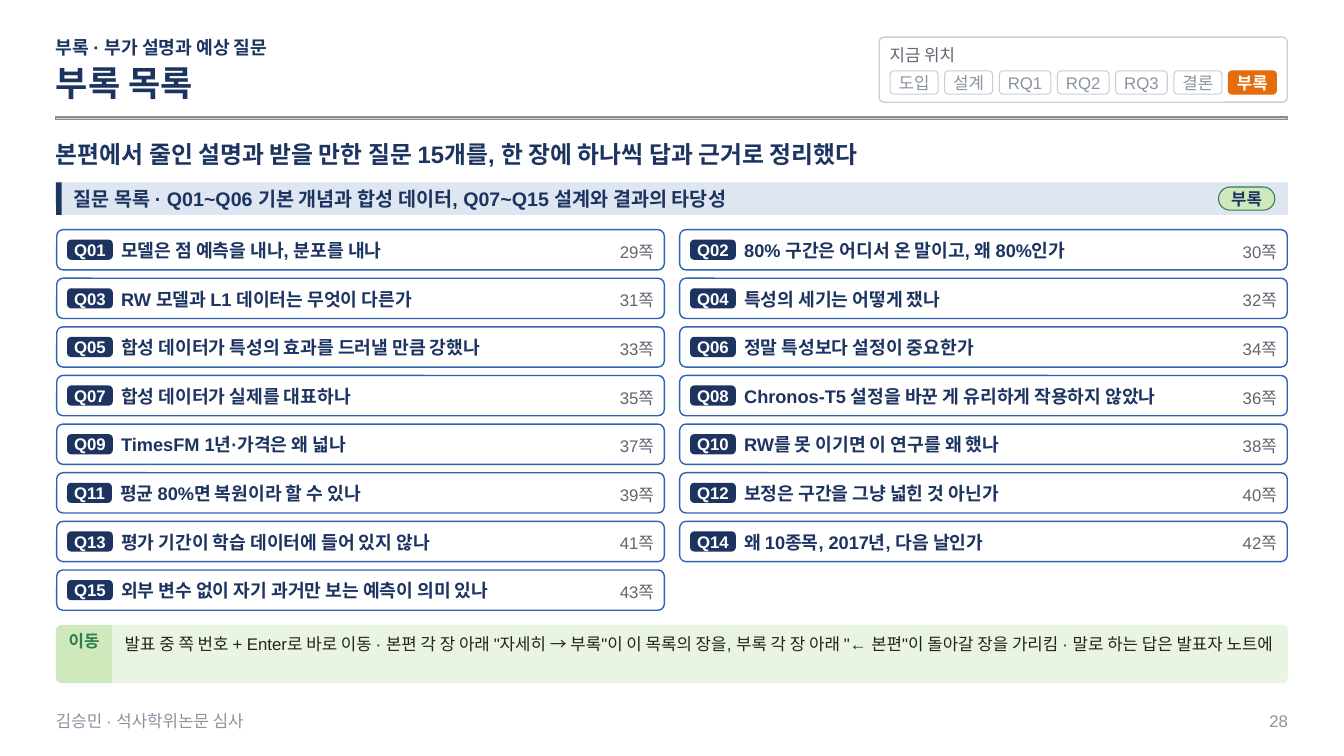
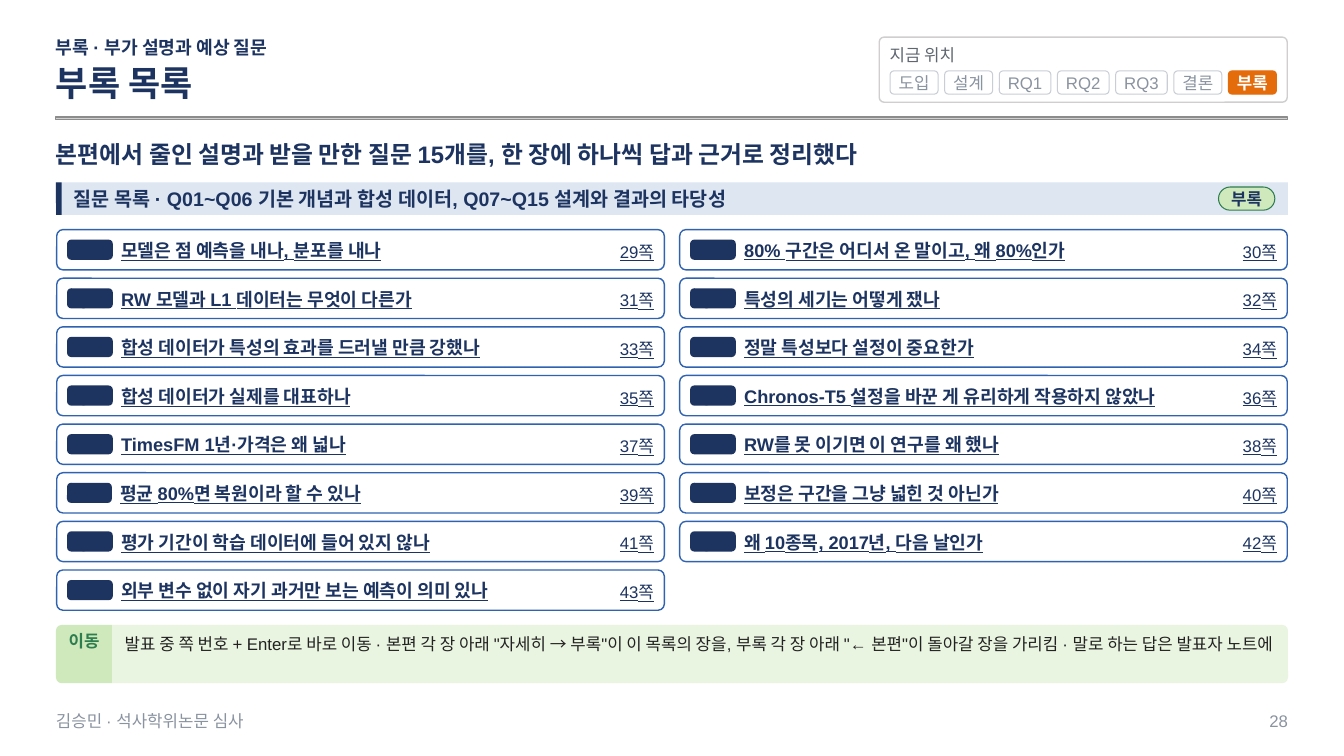
Before and after one commit to sapzzil/Master-thesis, a slide deck: slide 28 of 05_논문작성/석사학위논문 심사 발표.pptx. Drawn at 1344x756 pixels with LibreOffice and Linux fonts; fonts in the diff are those of the drawing; grey boxes stand for pictures. Boxes give left, top, right and bottom in pixels: in the first picture for what was removed or moved away, otherwise in the second. Text is boxed around its words. In the diff, an @@ line names an element or a change of style, - is before the commit and + after.

```diff
--- a/05_논문작성/석사학위논문 심사 발표.pptx
+++ b/05_논문작성/석사학위논문 심사 발표.pptx
@@ text colour #FFFFFF to #1D3461, underline on in 15 elements at (x1=68, y1=240, x2=113, y2=260), (x1=691, y1=240, x2=736, y2=260), (x1=68, y1=288, x2=113, y2=309), (x1=691, y1=288, x2=736, y2=309), (x1=68, y1=337, x2=113, y2=357), (x1=691, y1=337, x2=736, y2=357), (x1=68, y1=385, x2=113, y2=405), (x1=691, y1=385, x2=736, y2=405), (x1=68, y1=435, x2=113, y2=455), (x1=691, y1=435, x2=736, y2=455), (x1=68, y1=483, x2=112, y2=503), (x1=691, y1=483, x2=736, y2=503), (x1=68, y1=531, x2=113, y2=552), (x1=691, y1=531, x2=736, y2=552), (x1=68, y1=580, x2=113, y2=600) @@
@@ underline on in 15 elements at (x1=121, y1=241, x2=381, y2=261), (x1=744, y1=241, x2=1066, y2=261), (x1=121, y1=290, x2=412, y2=310), (x1=744, y1=290, x2=940, y2=309), (x1=121, y1=338, x2=480, y2=358), (x1=744, y1=338, x2=974, y2=358), (x1=121, y1=387, x2=351, y2=407), (x1=744, y1=387, x2=1156, y2=407), (x1=121, y1=435, x2=345, y2=455), (x1=744, y1=435, x2=999, y2=455), (x1=120, y1=481, x2=361, y2=505), (x1=744, y1=484, x2=999, y2=504), (x1=121, y1=533, x2=430, y2=553), (x1=744, y1=533, x2=983, y2=553), (x1=121, y1=581, x2=488, y2=601) @@
@@ text colour #5F6670 to #1D3461, underline on in 15 elements at (x1=620, y1=244, x2=654, y2=261), (x1=1243, y1=244, x2=1277, y2=261), (x1=620, y1=293, x2=654, y2=310), (x1=1243, y1=293, x2=1277, y2=310), (x1=620, y1=341, x2=654, y2=359), (x1=1243, y1=341, x2=1277, y2=359), (x1=620, y1=390, x2=654, y2=407), (x1=1243, y1=390, x2=1277, y2=407), (x1=620, y1=438, x2=654, y2=456), (x1=1243, y1=438, x2=1277, y2=456), (x1=620, y1=487, x2=654, y2=504), (x1=1243, y1=487, x2=1277, y2=504), (x1=620, y1=536, x2=654, y2=553), (x1=1243, y1=536, x2=1277, y2=553), (x1=620, y1=584, x2=654, y2=602) @@
```
Also in this commit, not shown: 35 other slides changed, 3 other files.
